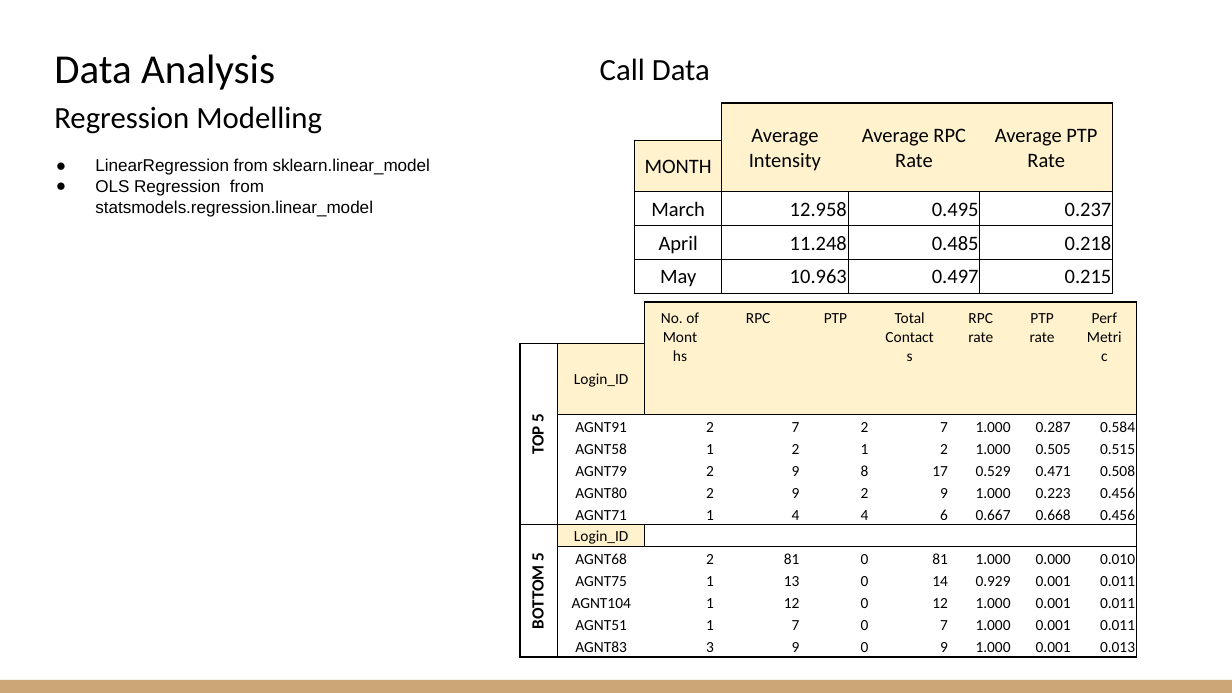
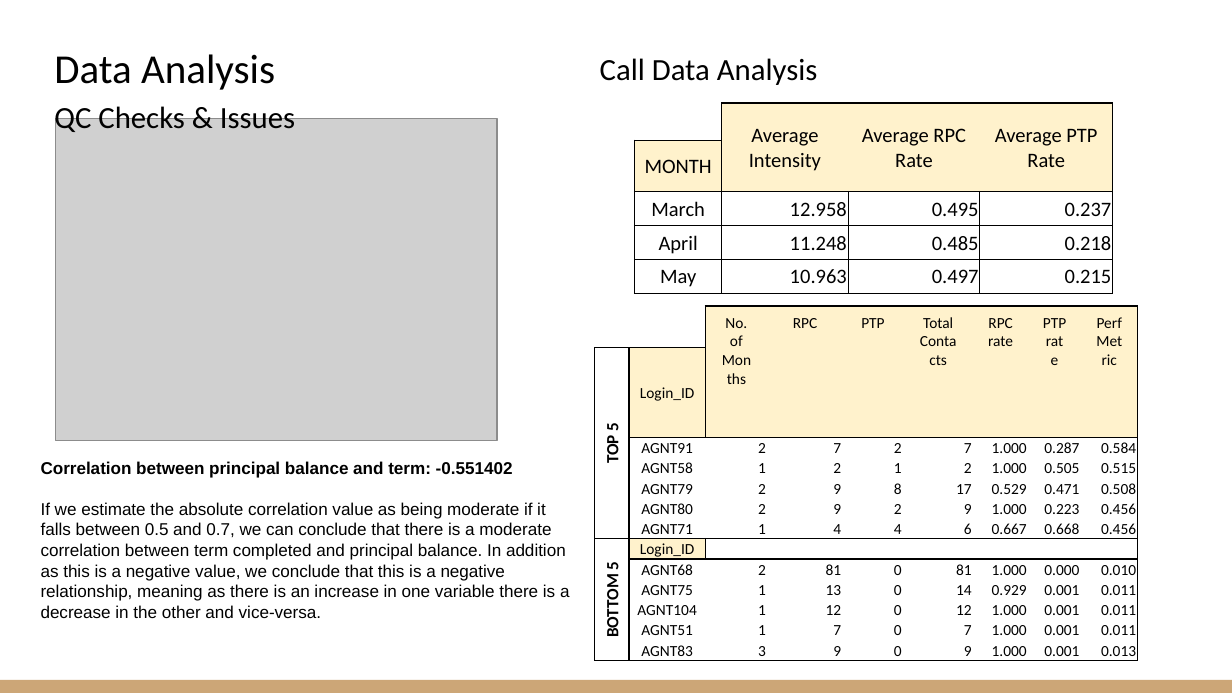
Before and after one commit to Suhaib471/GradientBoost_model, a slide deck: slide 2 of ABC Finance Case Study - v2.pptx. Drawn at 1232x693 pixels with LibreOffice and Linux fonts; fonts in the diff are those of the drawing; grey boxes stand for pictures. Boxes give left, top, right and bottom in pixels: in the first picture for what was removed or moved away, otherwise in the second. Text is boxed around its words. In the diff, an @@ line names an element or a change of style, - is before the commit and + after.

```diff
--- a/ABC Finance Case Study - v2.pptx
+++ b/ABC Finance Case Study - v2.pptx
@@ text at box(600, 58, 818, 85): text changed @@
-Call Data
+Call Data Analysis
@@ title at box(54, 103, 295, 137): text changed @@
-Regression Modelling
+QC Checks & Issues
@@ picture added at box(55, 118, 498, 440) @@
@@ text removed at box(95, 158, 430, 217) @@
-● LinearRegression from sklearn.linear_model
-● OLS Regression from statsmodels.regression.linear_model
@@ table: place and size @@
-table at box(520, 302, 1138, 661)
+table at box(595, 307, 1137, 665)
@@ text added at box(41, 502, 570, 618), 10 pt, text #000000 @@
+Correlation between principal balance and term: -0.551402
+If we estimate the absolute correlation value as being moderate if it falls between 0.5 and 0.7, we can conclude that there is a moderate correlation between term completed and principal balance. In addition as this is a negative value, we conclude that this is a negative relationship, meaning as there is an increase in one variable there is a decrease in the other and vice-versa.
```
Also in this commit, not shown: 1 other slide changed, 2 slides added, 1 slide removed, 2 other files.
